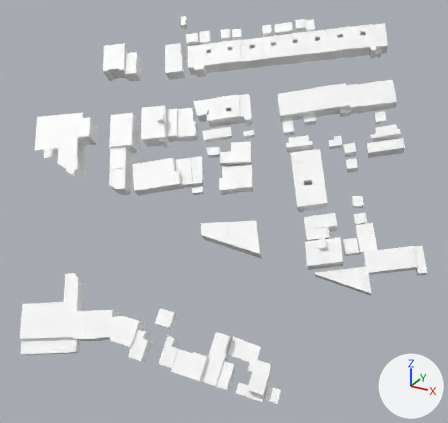
A saved change to the glTF model web/tiles/lod2/content/3_0_2.glb.
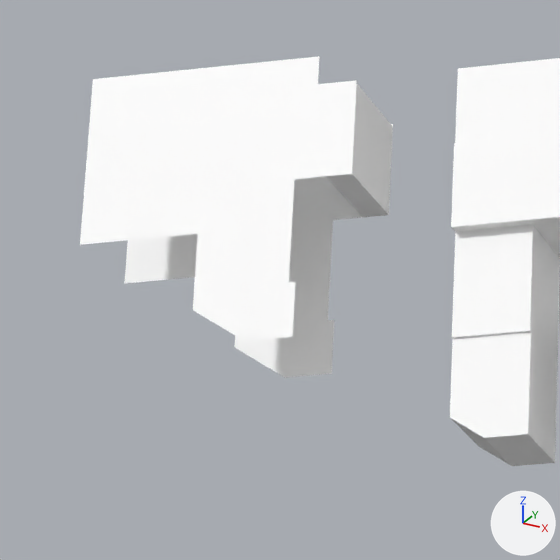
Each version is shown whole from a 50 mm camera at (-435.7, -654.1, -113.6) aimed at (-582.2, -387.7, -246.8), then close up on the part from 4% to 29% of the width and 24% to 51% of the height. Every picture has the same lights, and +X, +Y and +Z are marked at lower right. The older version's two pictures come first. Where no turn or scale is listed for an object, it has been applied to the vertices. Vertices at exactly the same position are counted once.
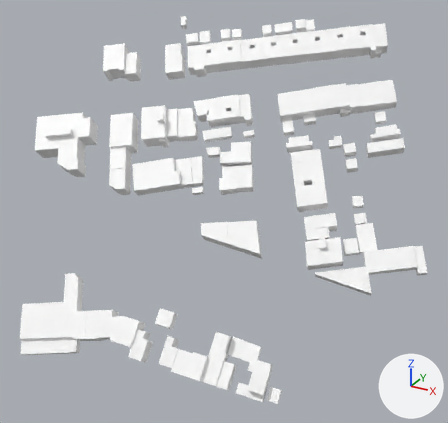
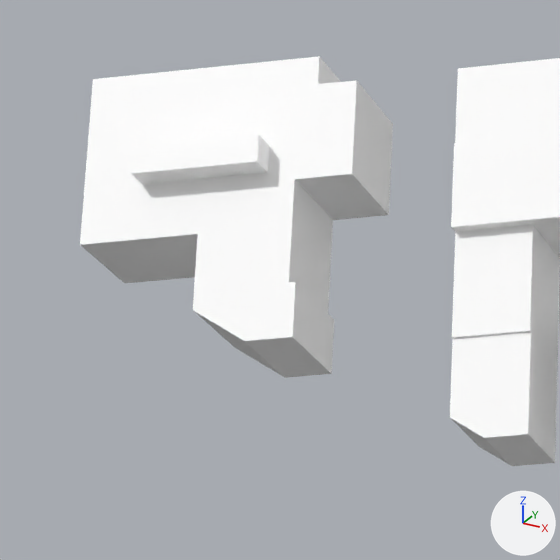
Pixel boxes (x1, y1, x2, y2) of what changed, in the close-ups (560 x 560 px):
part 1 of me_mesh, built on
    before: (450, 332, 555, 463)
    after: (81, 56, 555, 463)

Edits to the bpy script that builds the scene:
```text
Change me_mesh:
    used by ob_mesh; location = (0.0, 0.0, 0.0)
    remove me_mesh.from_pydata(...)  # 1703 vertices, 3328 faces; spans x -698.0..-476.0, y -473.0..-297.0, z -317.0..-155.0
    add me_mesh.from_pydata(...)  # 1711 vertices, 3392 faces; spans x -698.0..-476.0, y -473.0..-297.0, z -317.0..-155.0
    me_mesh part 1
    72 faces are deleted
    4 vertices move within x -633.0..-632.0, y -407.0..-343.0, z -236.0..-179.0
    8 vertices are added at x -686.0..-670.0, y -409.0..-400.0, z -216.0..-210.0
    130 new faces join them
    other edits to the shape of me_mesh do not show in these pictures
```
